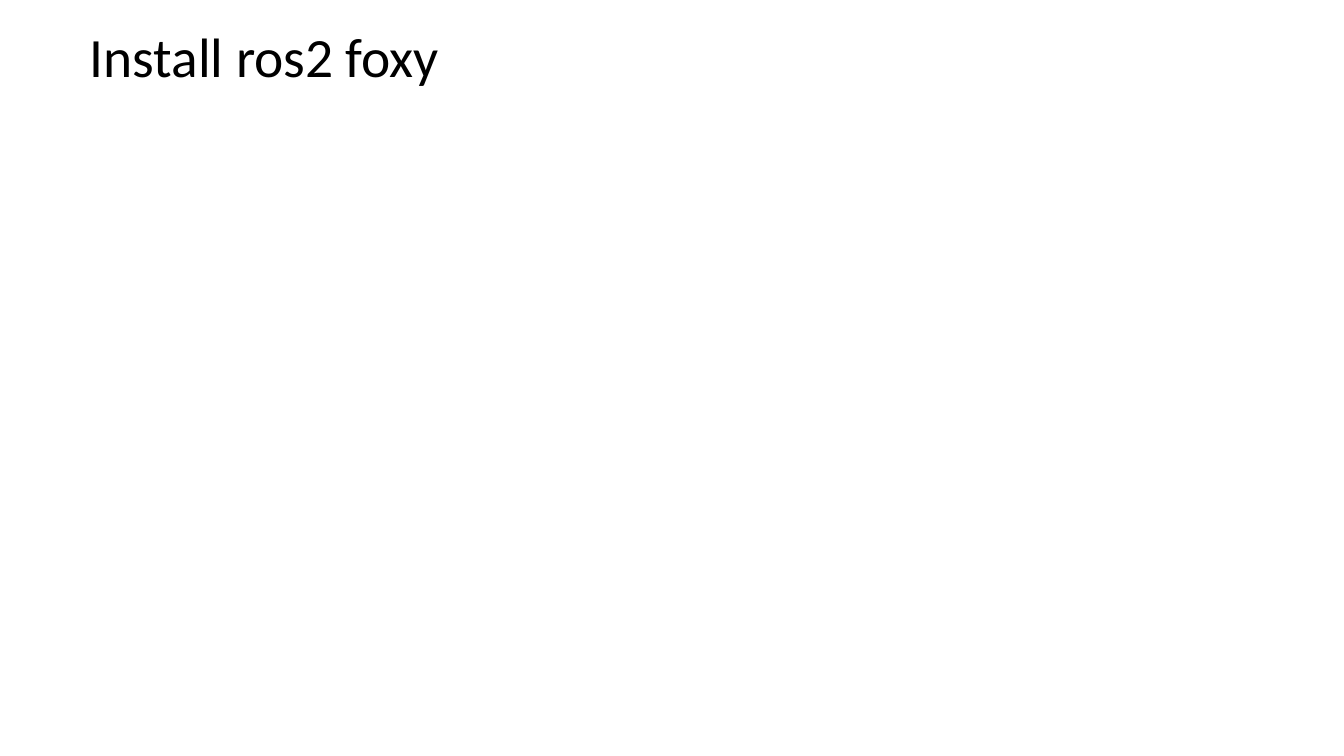
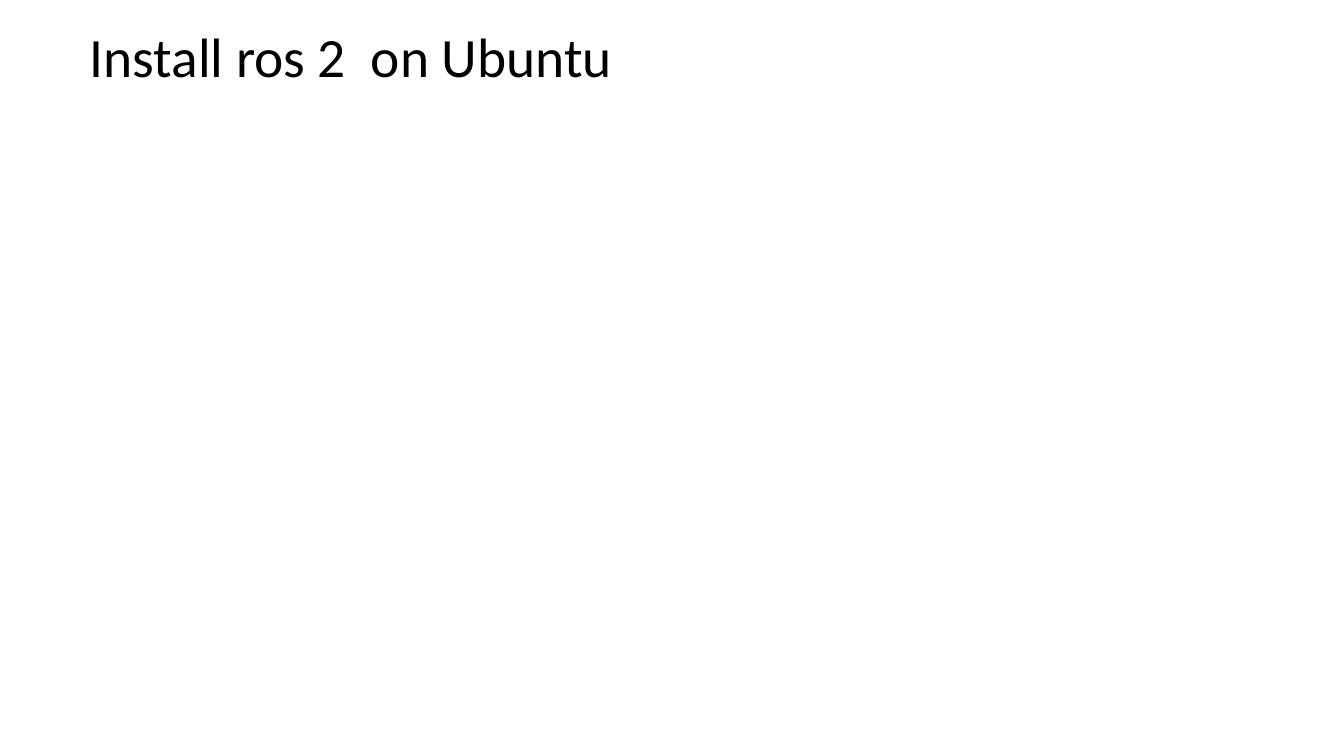
Before and after one commit to letrthong/ros2, a slide deck: slide 5 of ros2.pptx. Drawn at 1344x756 pixels with LibreOffice and Linux fonts; fonts in the diff are those of the drawing. Boxes give left, top, right and bottom in pixels: in the first picture for what was removed or moved away, otherwise in the second. Text is boxed around its words. In the diff, an @@ line names an element or a change of style, - is before the commit and + after.

```diff
--- a/ros2.pptx
+++ b/ros2.pptx
@@ title at box(90, 38, 612, 78): text changed @@
-Install ros2 foxy
+Install ros 2 on Ubuntu
```
Also in this commit, not shown: 2 other slides changed.
